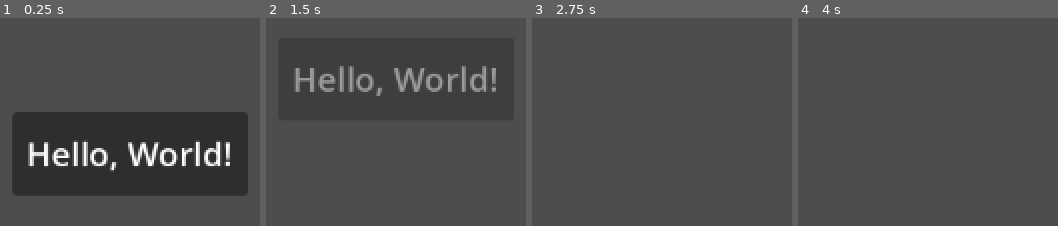
Above: before the commit, frames 1-4 (left to right).
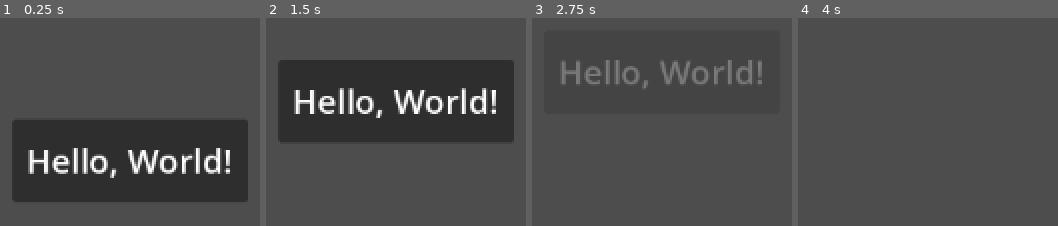
Above: after the commit, the same moments.

Repository: popcar2/GodotOS
Game: Godot game, scene res://Scenes/Autoloads/Notification Manager/notification.tscn
The game is run twice, just before and just after one commit, with the same random seed, the same clock (stepped at 60 frames per second) and the same inputs. This scene is started directly instead of the project's main scene.
Inputs (mouse positions are in pixels of both pictures, inside the frame that each line leads up to):
- Up to frame 1 (0.25 s): no input
- Up to frame 2 (1.5 s): tap Enter (ui_accept) at 0.5, 0.77 s; move the mouse to (outside the picture) at 0.52 s; hold Up (ui_up) 0.53-1.25 s; hold Delete (delete, bound only after the commit) 0.53-1.25 s; click (outside the picture) at 0.67 s; drag from (outside the picture) to (outside the picture) at 1.27 s
- Up to frame 3 (2.75 s): move the mouse to (outside the picture) at 2.02 s; hold Up (ui_up) from 2.03 s (still down); hold Shift from 2.03 s (still down); tap Delete (delete, bound only after the commit) at 2.3 s
- Up to frame 4 (4 s): release Up (ui_up) at 2.75 s; release Shift at 2.75 s; drag from (outside the picture) to (outside the picture) at 2.77 s; tap Enter (ui_accept) at 3.5, 3.77 s; move the mouse to (outside the picture) at 3.52 s; hold Down (ui_down) from 3.53 s (still down); hold Delete (delete, bound only after the commit) from 3.53 s (still down)

The runs differ from the first frame. In frame 1, 11% of the frame differs, in the area x 4-96%, y 45-89%; in frame 2, 18%, in the area x 4-96%, y 23-60%; in frame 3, 2.7%; in frame 4, nothing differs.

Commit message:
Add file/folder deletion

Diff:
--- a/Scenes/Autoloads/Notification Manager/notification.gd
+++ b/Scenes/Autoloads/Notification Manager/notification.gd
@@ -17,9 +17,9 @@
 func play_animation():
 	var tween: Tween = create_tween()
 	tween.set_ease(Tween.EASE_OUT).set_trans(Tween.TRANS_SINE)
-	tween.tween_property(self, "position:y", position.y - 75, 2)
+	tween.tween_property(self, "position:y", position.y - 75, 3)
 
-	await get_tree().create_timer(1).timeout
+	await get_tree().create_timer(2).timeout
 	var fade: Tween = create_tween()
 	fade.set_ease(Tween.EASE_OUT).set_trans(Tween.TRANS_SINE)
 	await fade.tween_property(self, "modulate:a", 0, 1.5).finished
--- a/Scenes/Desktop/desktop_folder.gd
+++ b/Scenes/Desktop/desktop_folder.gd
@@ -43,6 +43,22 @@
 					get_parent().reload_window(folder_path)
 				else:
 					spawn_window()
+	elif event.is_action_pressed("delete") and $"Selected Highlight".visible:
+		if file_type == file_type_enum.FOLDER:
+			var delete_path: String = ProjectSettings.globalize_path("user://files/%s" % folder_path)
+			if !DirAccess.dir_exists_absolute(delete_path):
+				return
+			OS.move_to_trash(delete_path)
+			NotificationManager.spawn_notification("Deleted folder \"%s\" successfully!" % folder_name)
+		else:
+			var delete_path: String = ProjectSettings.globalize_path("user://files/%s/%s" % [folder_path, folder_name])
+			if !FileAccess.file_exists(delete_path):
+				return
+			OS.move_to_trash(delete_path)
+			NotificationManager.spawn_notification("Deleted file \"%s\" successfully!" % folder_name)
+		for file_manager in get_tree().get_nodes_in_group("file_manager_window"):
+			file_manager.reload_window("")
+		get_tree().get_first_node_in_group("desktop_file_manager").refresh_files()
 
 func _on_mouse_entered():
 	show_hover_highlight()
@@ -103,3 +119,6 @@
 		taskbar_button.active_color = IMAGE_COLOR
 
 	get_tree().get_first_node_in_group("taskbar_buttons").add_child(taskbar_button)
+
+func delete_file():
+	pass
--- a/Scenes/Main/MainScene.tscn
+++ b/Scenes/Main/MainScene.tscn
@@ -35,7 +35,7 @@
 theme_override_constants/margin_right = 10
 theme_override_constants/margin_bottom = 10
 
-[node name="VFlowContainer" type="VFlowContainer" parent="MarginContainer"]
+[node name="VFlowContainer" type="VFlowContainer" parent="MarginContainer" groups=["desktop_file_manager"]]
 layout_mode = 2
 theme_override_constants/h_separation = 20
 script = ExtResource("1_c0q37")
--- a/Scenes/Main/folder_manager.gd
+++ b/Scenes/Main/folder_manager.gd
@@ -7,6 +7,11 @@
 	if !user_dir.dir_exists("files"):
 		user_dir.make_dir("files")
 
+	refresh_files()
+
+func refresh_files():
+	for child in get_children():
+		child.queue_free()
 	for folder_name: String in DirAccess.get_directories_at("user://files/"):
 		var folder: FakeFolder = load("res://Scenes/Desktop/folder.tscn").instantiate()
 		folder.folder_path = folder_name
--- a/project.godot
+++ b/project.godot
@@ -106,6 +106,11 @@
 "events": [Object(InputEventKey,"resource_local_to_scene":false,"resource_name":"","device":-1,"window_id":0,"alt_pressed":false,"shift_pressed":false,"ctrl_pressed":false,"meta_pressed":false,"pressed":false,"keycode":0,"physical_keycode":83,"key_label":0,"unicode":115,"echo":false,"script":null)
 ]
 }
+delete={
+"deadzone": 0.5,
+"events": [Object(InputEventKey,"resource_local_to_scene":false,"resource_name":"","device":-1,"window_id":0,"alt_pressed":false,"shift_pressed":false,"ctrl_pressed":false,"meta_pressed":false,"pressed":false,"keycode":0,"physical_keycode":4194312,"key_label":0,"unicode":0,"echo":false,"script":null)
+]
+}
 
 [rendering]
 
